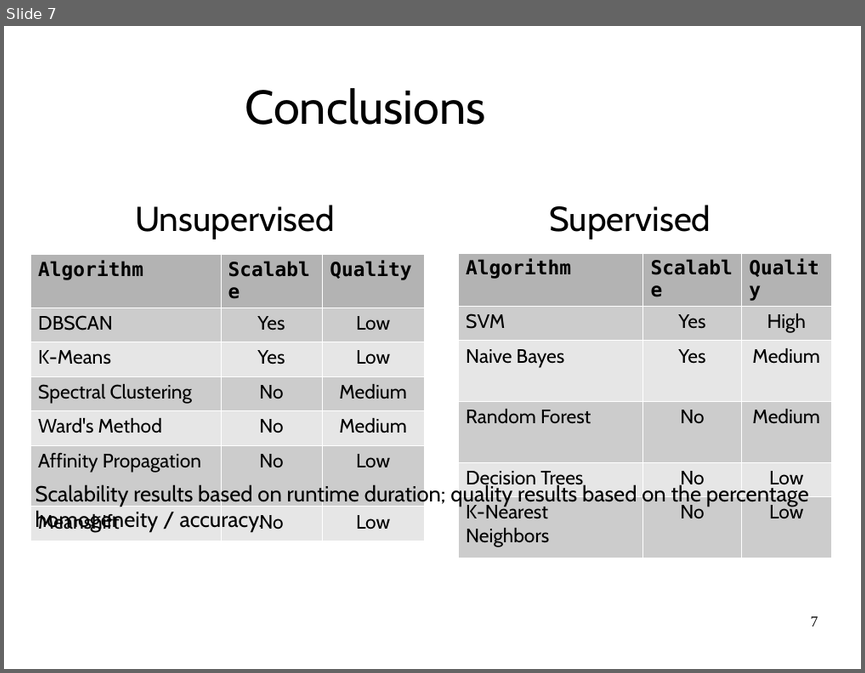
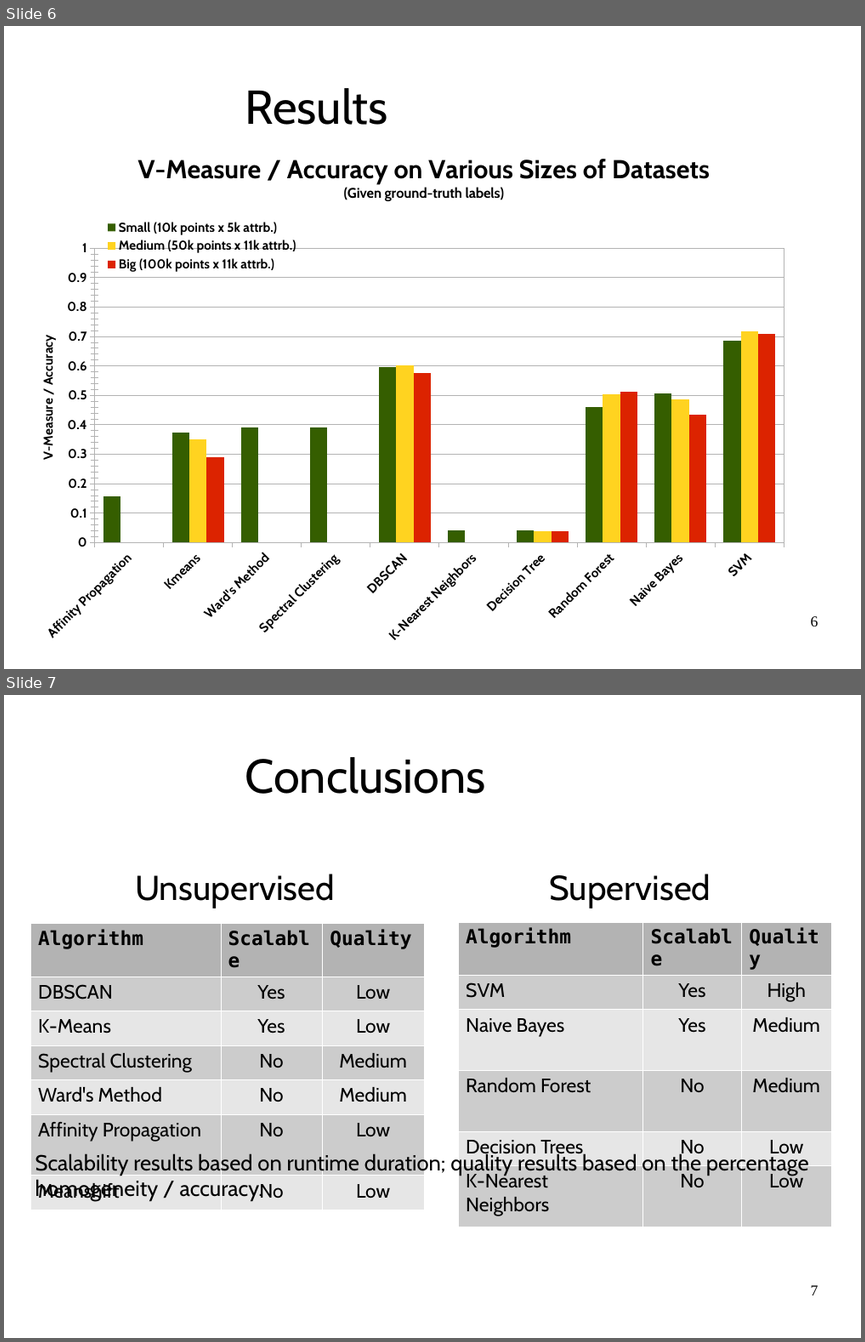
Before and after one commit to jrouly/stackmining, a slide deck: presentation/rouly_wells_presentation.odp. Shown one above the other, each under a label of ours: slide 7 before the commit, slides 6 and 7 after it. The pictures are 865x673 and 865x1342 pixels, drawn with LibreOffice and Linux fonts; fonts in the diff are those of the drawing; background and template pictures are left out. Boxes give left, top, right and bottom in pixels: in the first picture for what was removed or moved away, otherwise in the second. Text is boxed around its words. In the diff, an @@ line names an element or a change of style, - is before the commit and + after.

Commit message:
Updated results graphs

```diff
--- a/presentation/rouly_wells_presentation.odp
+++ b/presentation/rouly_wells_presentation.odp
@@ slide 6 added at box(4, 26, 861, 669), background #FFFFFF @@
@@ title added at box(245, 88, 387, 125), 44 pt, text #000000 @@
+Results
@@ column chart added at box(27, 135, 820, 656) @@
+title "V-Measure / Accuracy on Various Sizes of Datasets (Given ground-truth labels)"
+categories: Affinity Propagation, Kmeans, Ward's Method, Spectral Clustering, DBSCAN, K-Nearest Neighbors, Decision Tree, Random Forest, Naive Bayes, SVM
+Small (10k points x 5k attrb.): 0.16, 0.38, 0.39, 0.39, 0.6, 0.04, 0.04, 0.46, 0.51, 0.69
+Medium (50k points x 11k attrb.): -, 0.35, -, -, 0.6, -, 0.04, 0.5, 0.49, 0.72
+Big (100k points x 11k attrb.): -, 0.29, -, -, 0.58, -, 0.04, 0.51, 0.43, 0.71
@@ page number added at box(811, 616, 818, 626), 14 pt, text #000000 @@
+6
```
Also in this commit, not shown: 3 slides changed, 1 slide removed, 1 other file.
